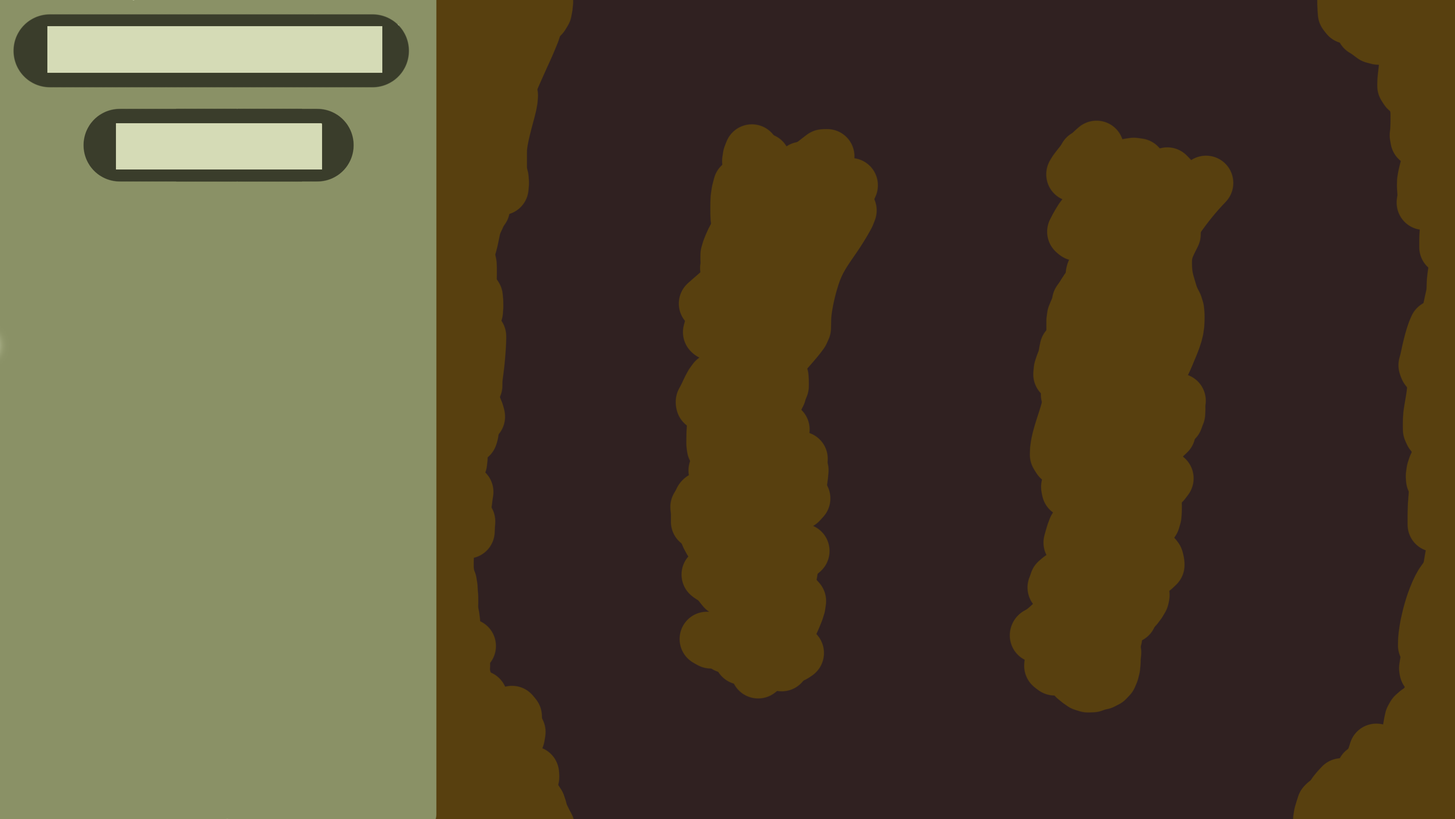
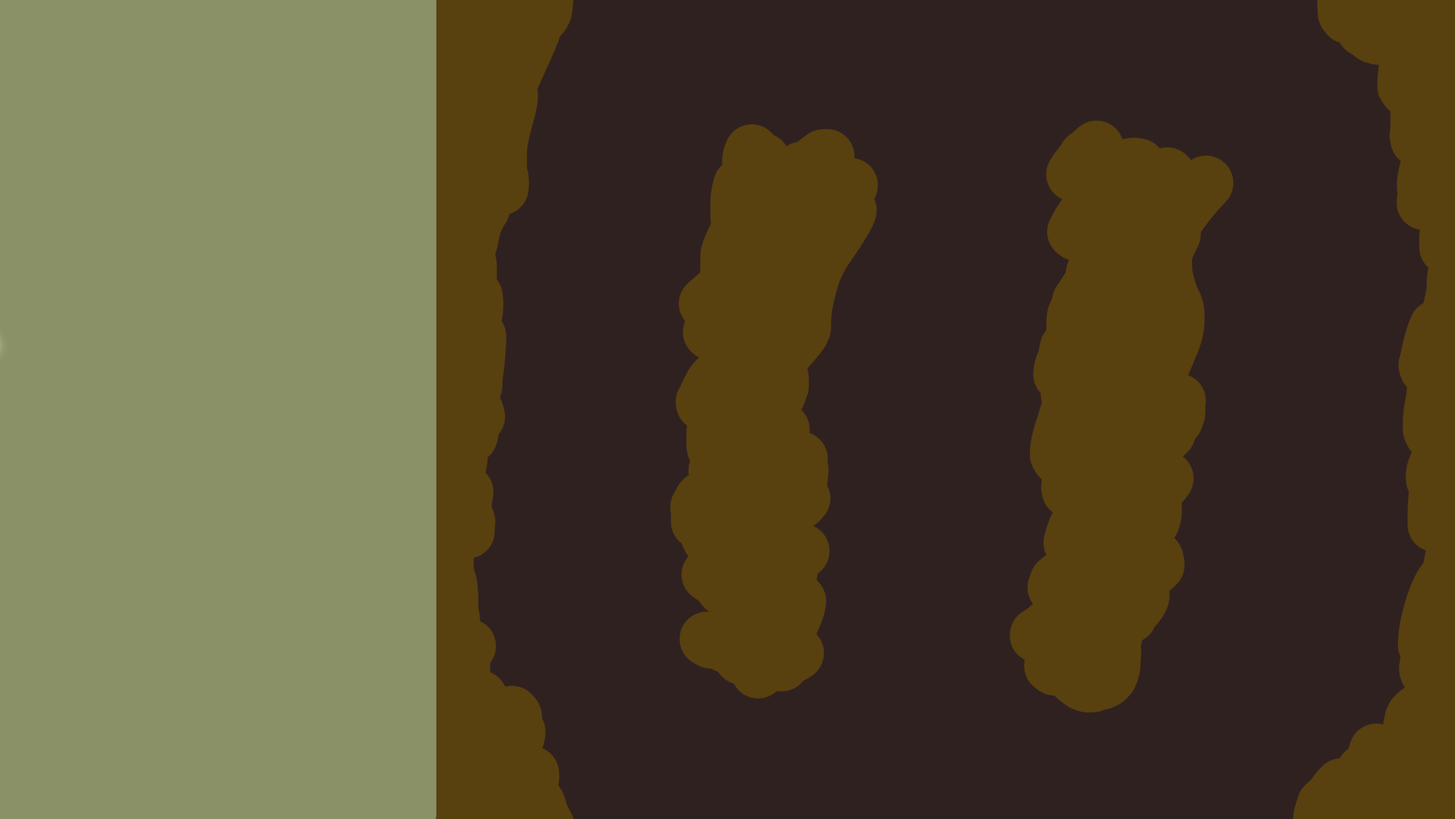
Revision of a layered (1455, 819) image; what changed, layer by layer:
hid "Layer 24" over (83, 108, 354, 182)
hid "Layer 6" over (13, 14, 410, 88)
painted on "Layer 5" over (15, 0, 407, 180)
